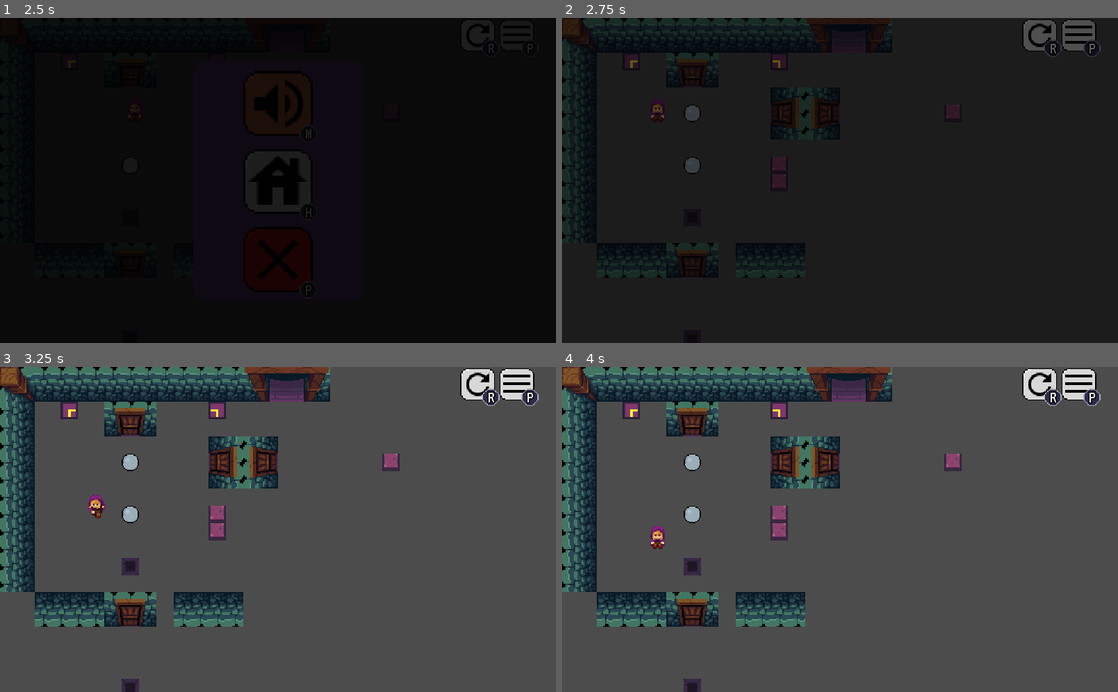
Above: before the commit, frames 1-4 (two rows, left to right).
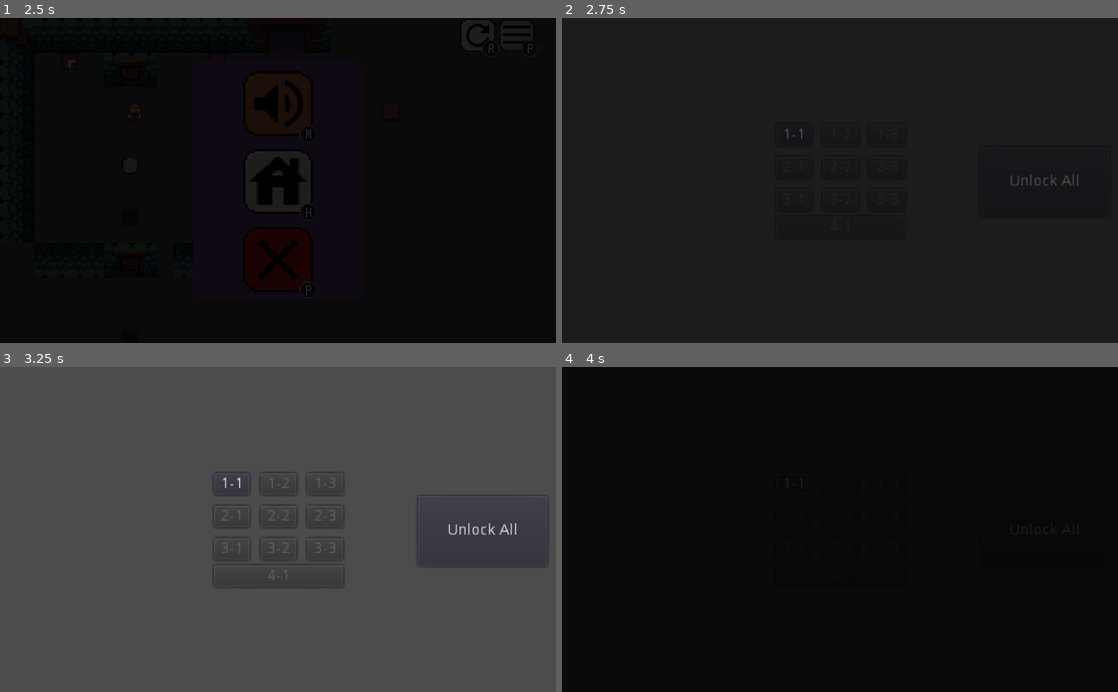
Above: after the commit, the same moments.

Repository: bc5g15/rock-push
Game: Godot game, scene res://Debug.tscn
Same seed, same stepped clock (60 frames per second), same inputs: the game is played once before the commit and once after it.
Inputs (mouse positions are in pixels of both pictures, inside the frame that each line leads up to):
- Up to frame 1 (2.5 s): tap Enter (ui_accept) at 0.5, 0.77 s; hold D (right) 0.53-1.25 s; click (517, 34) at 1.25 s; click (278, 180) at 2 s
- Up to frame 2 (2.75 s): no input
- Up to frame 3 (3.25 s): hold S (down) from 2.78 s (still down); tap Enter (ui_accept) at 3.02 s
- Up to frame 4 (4 s): release S (down) at 3.5 s; click (795, 484) at 3.5 s, where only the run after the commit has a clickable "1-1"

Frame 1 is identical in both runs. In frame 2, 4.9% of the frame differs, in the area x 0-97%, y 0-80%; in frame 3, 20%; in frame 4, 99%, in the area x 0-100%, y 0-100%.

Commit message:
Temporarily set fade to level select prefab

Diff:
--- a/Prefabs/scripts/OverlayMenu.gd
+++ b/Prefabs/scripts/OverlayMenu.gd
@@ -26,4 +26,4 @@
 
 func _on_HomeButton_pressed():
 	Global.set_pause(false)
-	FadeController.fade_to_scene('res://Debug.tscn')
+	FadeController.fade_to_scene('res://Prefabs/Menu/LevelSelect.tscn')
